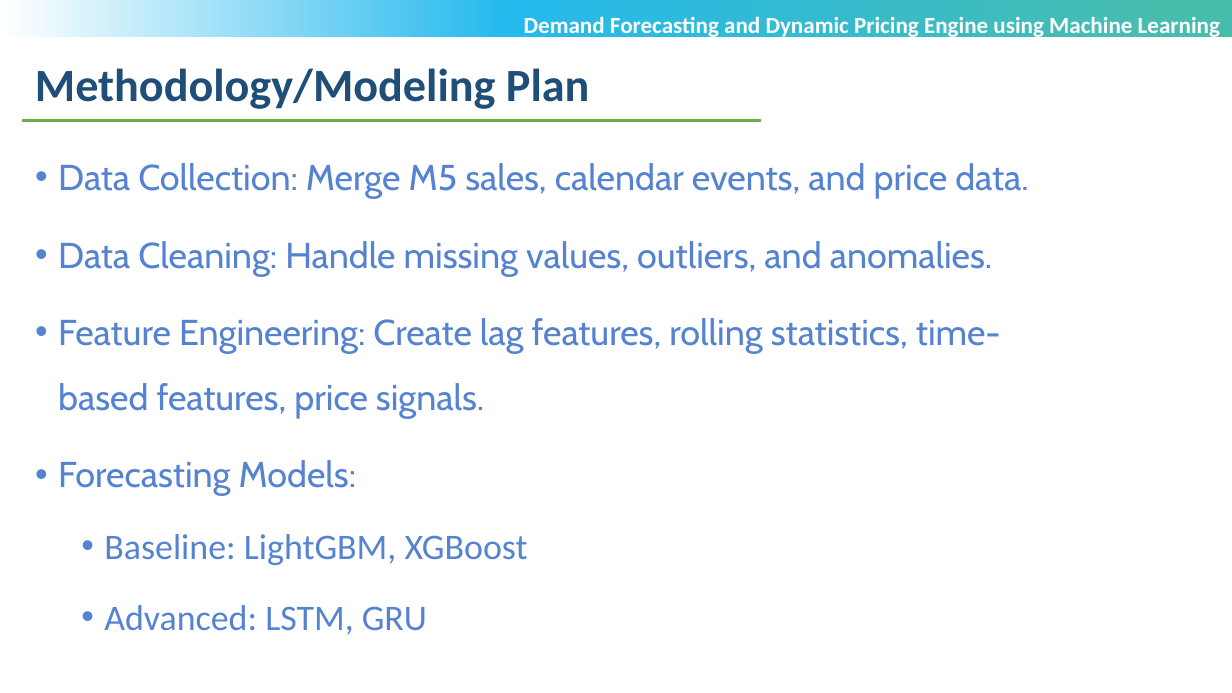
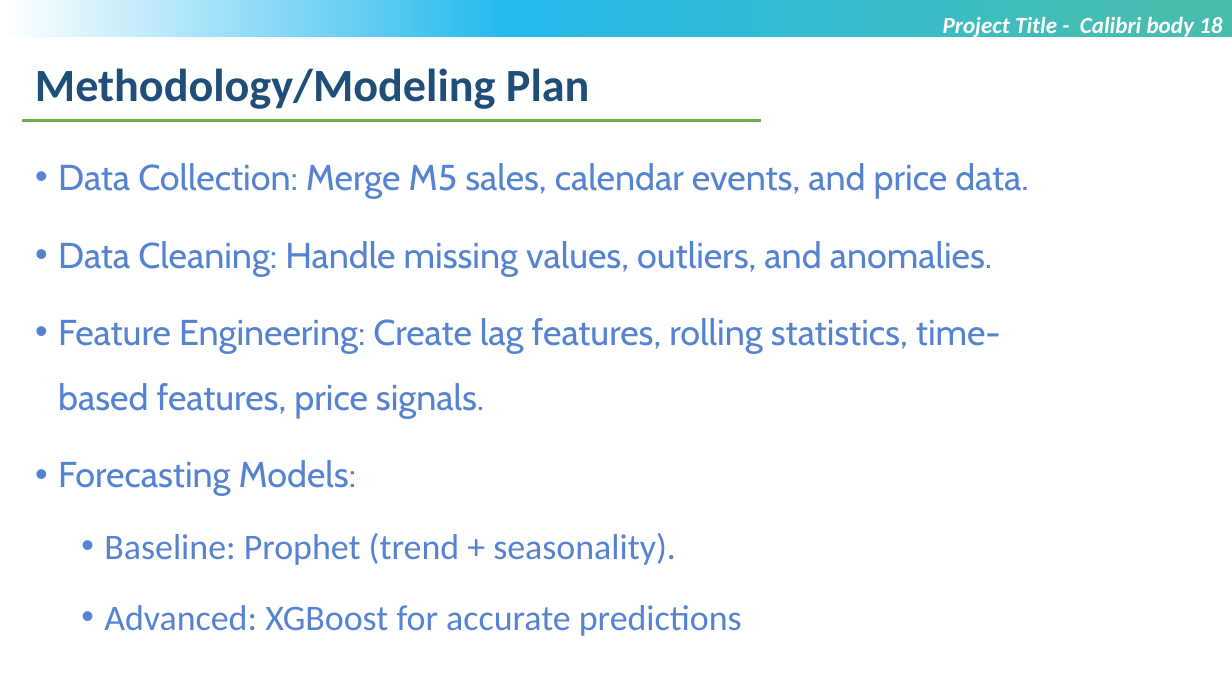
Before and after one commit to PathanAyubKhan/Review-1-PPT, a slide deck: slide 10 of 24MCS1047_MTech-Project_Review2_PPT_Template_V1.pptx. Drawn at 1232x693 pixels with LibreOffice and Linux fonts; fonts in the diff are those of the drawing; background and template pictures are left out. Boxes give left, top, right and bottom in pixels: in the first picture for what was removed or moved away, otherwise in the second. Text is boxed around its words. In the diff, an @@ line names an element or a change of style, - is before the commit and + after.

```diff
--- a/24MCS1047_MTech-Project_Review2_PPT_Template_V1.pptx
+++ b/24MCS1047_MTech-Project_Review2_PPT_Template_V1.pptx
@@ text at (943,17,1222,39): text changed; italic on @@
-Demand Forecasting and Dynamic Pricing Engine using Machine Learning
+Project Title - Calibri body 18
@@ text at (104,533,742,636): text changed @@
-  • Baseline: LightGBM, XGBoost
-  • Advanced: LSTM, GRU
+  • Baseline: Prophet (trend + seasonality).
+  • Advanced: XGBoost for accurate predictions
```
Also in this commit, not shown: 17 other slides changed, 1 other file.
